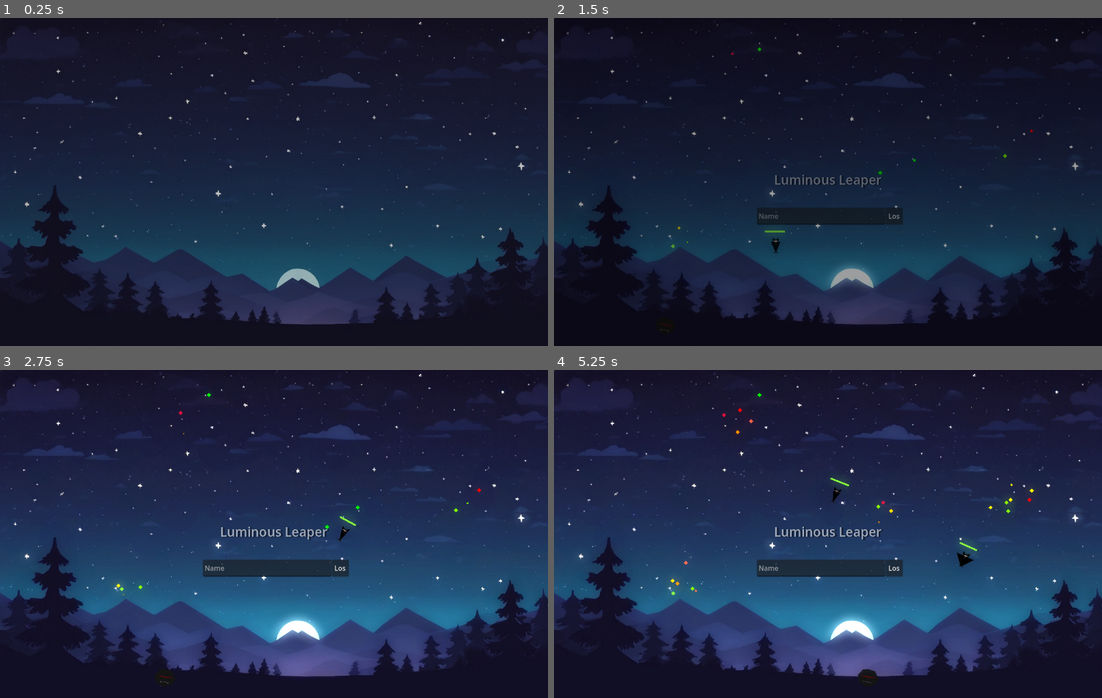
Above: before the commit, frames 1-4 (two rows, left to right).
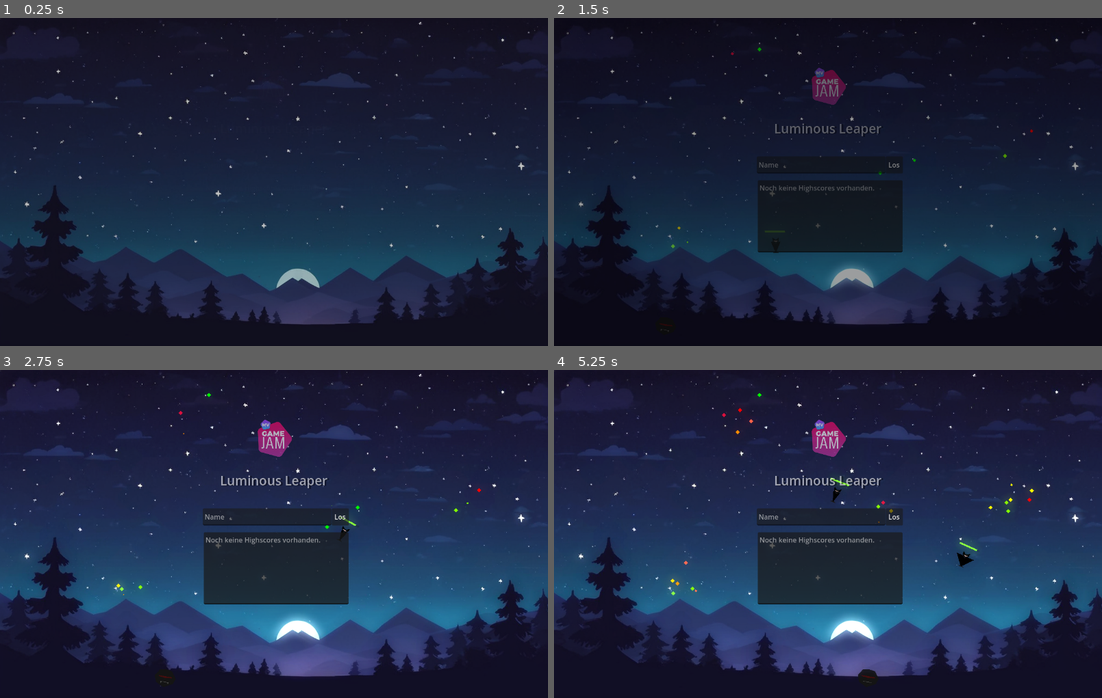
Above: after the commit, the same moments.

Repository: straightOn/FarthestBat
Game: Godot game, scene res://scenes/start.tscn
The game is run twice, just before and just after one commit, with the same random seed, the same clock (stepped at 60 frames per second) and the same inputs. Sound files missing from this copy of the repository are replaced by a short silence.
Inputs:
- Up to frame 1 (0.25 s): no input
- Up to frame 2 (1.5 s): click "Los" at 0.5 s; tap Enter (ui_accept) at 1.25 s; hold Right (ui_right) from 1.28 s (still down); hold Enter (ui_accept) from 1.28 s (still down)
- Up to frame 3 (2.75 s): keep holding Right (ui_right); release Enter (ui_accept) at 2.03 s; tap Enter (ui_accept) at 2.1, 2.27, 2.57 s
- Up to frame 4 (5.25 s): release Right (ui_right) at 2.78 s; hold Left (ui_left) 2.78-3.53 s; hold Enter (ui_accept) 2.78-3.53 s; hold Right (ui_right) 3.53-5.03 s; tap Enter (ui_accept) at 3.6, 3.77, 4.07, 5.1 s; hold Enter (ui_accept) 4.28-5.03 s; hold Left (ui_left) from 5.03 s (still down)

The runs differ from the first frame. In frame 2, 5.1% of the frame differs, in the area x 37-64%, y 15-72%; in frame 3, 6.8%; in frame 4, 6.9%.

Commit message:
highscores, android ui

Diff:
--- a/character/ai_bat.gd
+++ b/character/ai_bat.gd
@@ -4,12 +4,12 @@
 @onready var ai_controller: AiController = %AiController
 
 signal position_updated(new_position: Vector2)
-signal will_be_destroyed
+signal caught
 
 # Called when the node enters the scene tree for the first time.
 func _ready():
 	bat.position_updated.connect(on_position_updated)
-	bat.will_be_destroyed.connect(destroy)
+	bat.on_caught.connect(destroy)
 
 func on_position_updated(new_position: Vector2):
 	ai_controller.position_updated(new_position)
@@ -18,5 +18,5 @@
 	ai_controller.target_in_range(body)
 
 func destroy():
-	will_be_destroyed.emit()
+	caught.emit()
 	queue_free()
--- a/character/bat.gd
+++ b/character/bat.gd
@@ -26,7 +26,6 @@
 var endless_stamina = false
 
 signal on_caught
-signal will_be_destroyed
 signal position_updated(new_position: Vector2)
 signal add_score(amount: int)
 
@@ -67,6 +66,8 @@
 		animation_player.play("flap")
 
 func _physics_process(delta):
+	if !active:
+		return
 	if not is_on_floor():
 		velocity.y += gravity * delta
 	if velocity.y < 0:
@@ -113,9 +114,7 @@
 func caught():
 	# splatter-particle here
 	active = false
+	velocity = Vector2.ZERO
 	caught_particles.emitting = true
+	await caught_particles.finished
 	on_caught.emit()
-	caught_particles.finished.connect(destroy)
-
-func destroy():
-	will_be_destroyed.emit()
--- a/character/bat.tscn
+++ b/character/bat.tscn
@@ -38,6 +38,12 @@
 [sub_resource type="CapsuleShape2D" id="CapsuleShape2D_28nlh"]
 height = 32.0
 
+[sub_resource type="OccluderPolygon2D" id="OccluderPolygon2D_eia86"]
+polygon = PackedVector2Array(-25, -10, 0, 16, 25, -10)
+
+[sub_resource type="OccluderPolygon2D" id="OccluderPolygon2D_jdyge"]
+polygon = PackedVector2Array(-8, -13, 0, -6, 8, -13, 0, -17)
+
 [sub_resource type="Animation" id="Animation_3nukd"]
 length = 0.001
 tracks/0/type = "value"
@@ -378,6 +384,9 @@
 color = Color(0, 0, 0, 1)
 polygon = PackedVector2Array(0, 16, 25, -10, -25, -10)
 
+[node name="LightOccluder2D" type="LightOccluder2D" parent="Body"]
+occluder = SubResource("OccluderPolygon2D_eia86")
+
 [node name="Ears" type="Polygon2D" parent="."]
 color = Color(0, 0, 0, 1)
 polygon = PackedVector2Array(-8, -12, -9, -20, 0, -14, 9, -20, 8, -12)
@@ -386,6 +395,9 @@
 position = Vector2(0, 1)
 color = Color(0.0862745, 0.0862745, 0.0862745, 1)
 polygon = PackedVector2Array(0, -6, -8, -13, 0, -17, 8, -13)
+
+[node name="LightOccluder2D" type="LightOccluder2D" parent="Head"]
+occluder = SubResource("OccluderPolygon2D_jdyge")
 
 [node name="Eyes" type="Polygon2D" parent="."]
 skew = 0.0349066
--- a/character/controller/base_controller.gd
+++ b/character/controller/base_controller.gd
@@ -4,9 +4,3 @@
 
 var move_command:= MovementCommand.new()
 var flap_command:= FlapCommand.new()
-
-func _ready():
-	character.will_be_destroyed.connect(destroy)
-
-func destroy():
-	queue_free()
--- a/character/player.gd
+++ b/character/player.gd
@@ -7,7 +7,7 @@
 signal player_scored(amount: int)
 
 func _ready():
-	bat.will_be_destroyed.connect(caught)
+	bat.on_caught.connect(caught)
 	bat.add_score.connect(score_added)
 	bat.disable_gravity()
 
--- /dev/null
+++ b/helper/highscores.gd
@@ -0,0 +1,21 @@
+class_name Highscores extends Resource
+
+var highscores = []
+
+func add_highscore(score, player_name):
+	highscores.append({"name": player_name, "score": score})
+	highscores.sort_custom(compare_scores)
+	if highscores.size() > 10:
+		highscores.resize(10)
+
+func compare_scores(a, b):
+	return a["score"] - b["score"] if "score" in a and "score" in b else 0
+
+func get_highscores(number: int):
+	var result = ""
+	for entry in highscores:
+		result = result + entry["name"] + ": " + str(entry["score"]) + "\n"
+		number -=1
+		if number <= 0:
+			break
+	return result
--- /dev/null
+++ b/helper/mobile_controls.gd
@@ -0,0 +1,10 @@
+extends CanvasLayer
+
+func _ready():
+	if is_mobile_device():
+		show()
+	else:
+		hide()
+
+func is_mobile_device() -> bool:
+	return OS.get_name() == "Android"
--- /dev/null
+++ b/helper/mobile_controls.tscn
@@ -0,0 +1,33 @@
+[gd_scene load_steps=8 format=3 uid="uid://bthhqt2pd7e6k"]
+
+[ext_resource type="Script" path="res://helper/mobile_controls.gd" id="1_7uvq1"]
+[ext_resource type="Texture2D" uid="uid://b6oh0gl7mpa4o" path="res://assets/art/touch_left.png" id="1_bqut6"]
+[ext_resource type="Texture2D" uid="uid://da2gs4rdpnq1h" path="res://assets/art/touch_right.png" id="2_1hcvf"]
+[ext_resource type="Texture2D" uid="uid://cs8nr5hsejtws" path="res://assets/art/touch_left_tap.png" id="2_8yqid"]
+[ext_resource type="Texture2D" uid="uid://c01wjxxpuo5yl" path="res://assets/art/touch_up.png" id="3_p6tdc"]
+[ext_resource type="Texture2D" uid="uid://be0yt8s2cu7c8" path="res://assets/art/touch_right_tap.png" id="4_s4nn5"]
+[ext_resource type="Texture2D" uid="uid://byx65akbn0psv" path="res://assets/art/touch_up_tap.png" id="6_eifa1"]
+
+[node name="MobileControls" type="CanvasLayer"]
+script = ExtResource("1_7uvq1")
+
+[node name="Left" type="TouchScreenButton" parent="."]
+modulate = Color(1, 1, 1, 0.588235)
+position = Vector2(24, 600)
+texture_normal = ExtResource("1_bqut6")
+texture_pressed = ExtResource("2_8yqid")
+action = "ui_left"
+
+[node name="Right" type="TouchScreenButton" parent="."]
+modulate = Color(1, 1, 1, 0.588235)
+position = Vector2(192, 600)
+texture_normal = ExtResource("2_1hcvf")
+texture_pressed = ExtResource("4_s4nn5")
+action = "ui_right"
+
+[node name="Jump" type="TouchScreenButton" parent="."]
+modulate = Color(1, 1, 1, 0.588235)
+position = Vector2(1104, 600)
+texture_normal = ExtResource("3_p6tdc")
+texture_pressed = ExtResource("6_eifa1")
+action = "ui_accept"
--- a/helper/player_variables.gd
+++ b/helper/player_variables.gd
@@ -1,3 +1,26 @@
 extends Node
 
 var player_name: String
+var highscores: Highscores
+
+const HIGHSCORE_PATH = "user://highscores.json"
+
+func _ready():
+	load_highscores()
+
+func save_highscores():
+	var result = ResourceSaver.save(highscores, HIGHSCORE_PATH)
+	pass
+
+func load_highscores():
+	if ResourceLoader.exists(HIGHSCORE_PATH):
+		highscores = ResourceLoader.load(HIGHSCORE_PATH)
+	else:
+		highscores = Highscores.new()
+		save_highscores()
+
+func get_highscores(number: int):
+	return highscores.get_highscores(number)
+
+func add_highscore(score):
+	highscores.add_highscore(score, player_name)
--- a/project.godot
+++ b/project.godot
@@ -64,7 +64,12 @@
 ]
 }
 
+[input_devices]
+
+pointing/emulate_touch_from_mouse=true
+
 [rendering]
 
 renderer/rendering_method="mobile"
 renderer/rendering_method.mobile="gl_compatibility"
+textures/vram_compression/import_etc2_astc=true
--- a/scenes/game.gd
+++ b/scenes/game.gd
@@ -47,6 +47,8 @@
 
 func _on_player_player_caught():
 	set_state(GAME_STATE.FINISHED)
+	player_vars.add_highscore(ui.score)
+	player_vars.save_highscores()
 	ai_spawner.stop()
 	ui.game_over()
 	await ui.finished_animation_done
@@ -77,7 +79,7 @@
 	var new_bat = ai_bat_scene.instantiate()
 	add_child(new_bat)
 	new_bat.global_position = Vector2(698, 600)
-	new_bat.will_be_destroyed.connect(bat_caught)
+	new_bat.caught.connect(bat_caught)
 	active_bats += 1
 
 func bat_caught():
--- a/scenes/game.tscn
+++ b/scenes/game.tscn
@@ -8,6 +8,7 @@
 [ext_resource type="PackedScene" uid="uid://gb7kjb2o7ax7" path="res://character/player.tscn" id="5_malt0"]
 [ext_resource type="PackedScene" uid="uid://dxxeuitbw2hjh" path="res://helper/scene_switcher.tscn" id="8_jhhxm"]
 [ext_resource type="PackedScene" uid="uid://d2r6p1wjgwg6c" path="res://world/ui.tscn" id="8_w1m6l"]
+[ext_resource type="PackedScene" uid="uid://bthhqt2pd7e6k" path="res://helper/mobile_controls.tscn" id="9_b15gf"]
 [ext_resource type="LabelSettings" uid="uid://dsnteh7tn034" path="res://resources/font.tres" id="10_un46x"]
 
 [node name="Game" type="Node2D"]
@@ -86,6 +87,8 @@
 text = "Ausdauer-Cheat aktiv!"
 label_settings = ExtResource("10_un46x")
 
+[node name="MobileControls" parent="." instance=ExtResource("9_b15gf")]
+
 [node name="SceneSwitcher" parent="." instance=ExtResource("8_jhhxm")]
 unique_name_in_owner = true
 next_scene_path = "res://scenes/game_over.tscn"
--- a/scenes/game_over.gd
+++ b/scenes/game_over.gd
@@ -4,3 +4,7 @@
 
 func _on_replay_pressed():
 	scene_switcher.transition_to()
+
+
+func _on_replay_2_pressed():
+	scene_switcher.transition_to("res://scenes/start.tscn")
--- a/scenes/game_over.tscn
+++ b/scenes/game_over.tscn
@@ -88,9 +88,24 @@
 grow_vertical = 0
 text = "Nochmal Spielen"
 
+[node name="Replay2" type="Button" parent="GameOver"]
+anchors_preset = 7
+anchor_left = 0.5
+anchor_top = 1.0
+anchor_right = 0.5
+anchor_bottom = 1.0
+offset_left = -73.5
+offset_top = -93.0
+offset_right = 73.5
+offset_bottom = -56.0
+grow_horizontal = 2
+grow_vertical = 0
+text = "Zum Start"
+
 [node name="CheerAudio" type="AudioStreamPlayer2D" parent="."]
 stream = ExtResource("5_o156l")
 volume_db = 10.0
 autoplay = true
 
 [connection signal="pressed" from="GameOver/Replay" to="." method="_on_replay_pressed"]
+[connection signal="pressed" from="GameOver/Replay2" to="." method="_on_replay_2_pressed"]
--- a/scenes/start.gd
+++ b/scenes/start.gd
@@ -4,11 +4,13 @@
 @onready var player_name: LineEdit = %PlayerName
 @onready var scene_switcher: SceneSwitcher = %SceneSwitcher
 @onready var player_vars = get_node("/root/PlayerVariables")
+@onready var highscores_textbox = %Highscores
 
 var active_bats: int
 var max_bats = 3
 
 func _ready():
+	highscores_textbox.text = player_vars.get_highscores(5)
 	create_bat()
 
 func create_bat():
@@ -17,7 +19,7 @@
 	var new_bat = ai_bat_scene.instantiate()
 	add_child(new_bat)
 	new_bat.global_position = Vector2(698, 600)
-	new_bat.will_be_destroyed.connect(bat_caught)
+	new_bat.caught.connect(bat_caught)
 	active_bats += 1
 
 func bat_caught():
--- a/scenes/start.tscn
+++ b/scenes/start.tscn
@@ -6,6 +6,7 @@
 [ext_resource type="PackedScene" uid="uid://bg5uxie7ahylk" path="res://character/ground_predator.tscn" id="3_f0r7d"]
 [ext_resource type="PackedScene" uid="uid://dxxeuitbw2hjh" path="res://helper/scene_switcher.tscn" id="5_4limy"]
 [ext_resource type="LabelSettings" uid="uid://dsnteh7tn034" path="res://resources/font.tres" id="7_077ko"]
+[ext_resource type="Texture2D" uid="uid://bs2ka5djwvmgx" path="res://assets/art/jam_icon.png" id="7_kvyjn"]
 
 [node name="Start" type="Node2D"]
 script = ExtResource("1_hnvaa")
@@ -31,9 +32,9 @@
 
 [node name="Title" type="Label" parent="Menu"]
 offset_left = 305.0
-offset_top = 323.0
+offset_top = 203.0
 offset_right = 974.0
-offset_bottom = 433.0
+offset_bottom = 313.0
 text = "Luminous Leaper"
 label_settings = ExtResource("7_077ko")
 horizontal_alignment = 1
@@ -47,9 +48,9 @@
 anchor_right = 0.5
 anchor_bottom = 0.5
 offset_left = -166.0
-offset_top = 60.0
+offset_top = -60.0
 offset_right = 134.0
-offset_bottom = 100.0
+offset_bottom = -20.0
 grow_horizontal = 2
 grow_vertical = 2
 placeholder_text = "Name"
@@ -62,13 +63,42 @@
 anchor_right = 0.5
 anchor_bottom = 0.5
 offset_left = 134.5
-offset_top = 59.5
+offset_top = -60.5
 offset_right = 174.5
-offset_bottom = 99.5
+offset_bottom = -20.5
 grow_horizontal = 2
 grow_vertical = 2
 text = "Los"
 
+[node name="Highscores" type="TextEdit" parent="Menu"]
+unique_name_in_owner = true
+anchors_preset = 8
+anchor_left = 0.5
+anchor_top = 0.5
+anchor_right = 0.5
+anchor_bottom = 0.5
+offset_left = -164.0
+offset_top = -4.0
+offset_right = 174.0
+offset_bottom = 165.0
+grow_horizontal = 2
+grow_vertical = 2
+placeholder_text = "Noch keine Highscores vorhanden."
+editable = false
+context_menu_enabled = false
+shortcut_keys_enabled = false
+selecting_enabled = false
+deselect_on_focus_loss_enabled = false
+drag_and_drop_selection_enabled = false
+virtual_keyboard_enabled = false
+middle_mouse_paste_enabled = false
+
+[node name="JamIcon" type="Sprite2D" parent="Menu"]
+modulate = Color(1, 1, 1, 0.662745)
+position = Vector2(639, 160)
+scale = Vector2(0.2, 0.2)
+texture = ExtResource("7_kvyjn")
+
 [connection signal="timeout" from="SpawnTimer" to="." method="_on_spawn_timer_timeout"]
 [connection signal="text_submitted" from="Menu/PlayerName" to="." method="_on_player_name_text_submitted"]
 [connection signal="pressed" from="Menu/Button" to="." method="_on_button_pressed"]
--- a/world/world.tscn
+++ b/world/world.tscn
@@ -53,3 +53,8 @@
 
 [node name="WorldEnvironment" type="WorldEnvironment" parent="."]
 environment = SubResource("Environment_wrhyu")
+
+[node name="DirectionalLight2D" type="DirectionalLight2D" parent="."]
+visible = false
+position = Vector2(696, 613)
+energy = 0.3
Binary file added: assets/art/jam_icon.png
Not shown, added: assets/art/jam_icon.png.import
Binary file added: assets/art/touch_left.png
Not shown, added: assets/art/touch_left.png.import
Binary file added: assets/art/touch_left_tap.png
Not shown, added: assets/art/touch_left_tap.png.import
Binary file added: assets/art/touch_right.png
Not shown, added: assets/art/touch_right.png.import
Binary file added: assets/art/touch_right_tap.png
Not shown, added: assets/art/touch_right_tap.png.import
Binary file added: assets/art/touch_up.png
Not shown, added: assets/art/touch_up.png.import
(and 6 more such lines)
